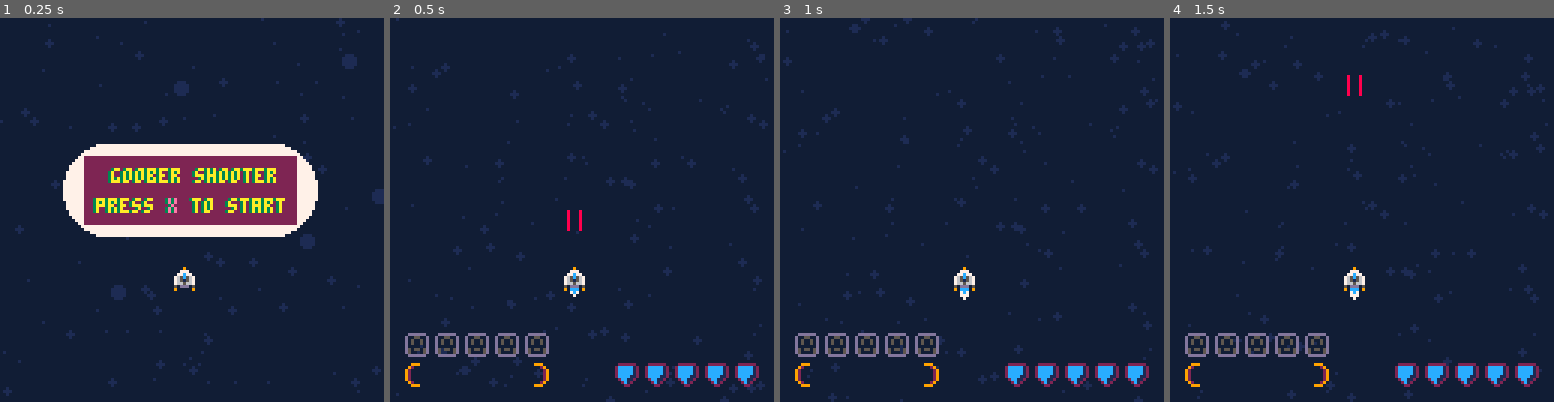
Above: before the commit, frames 1-4 (left to right).
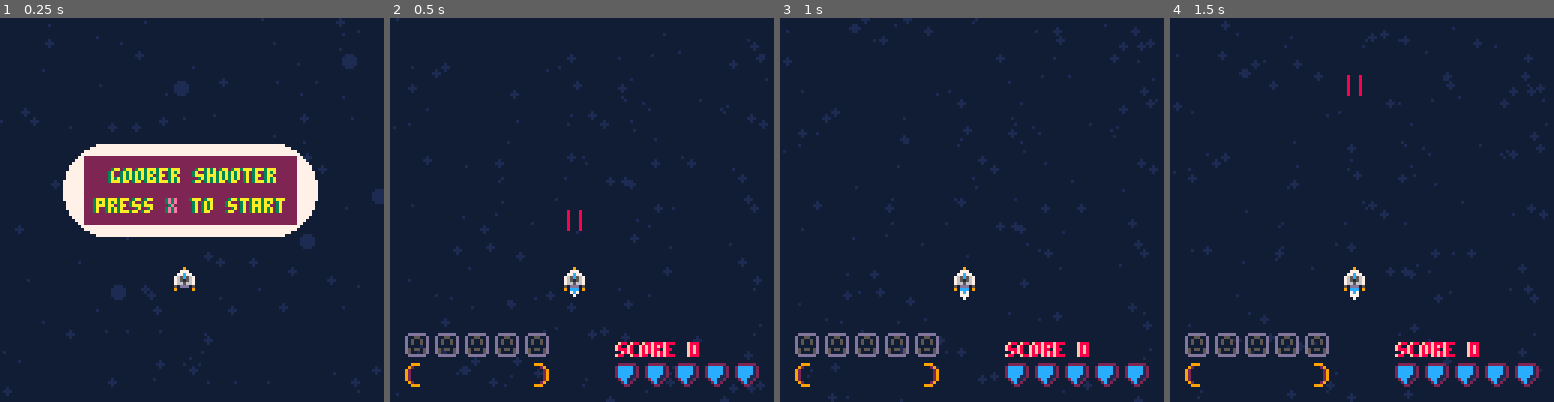
Above: after the commit, the same moments.

Repository: Sam-Horner-42/pico-8
Game: PICO-8 cartridge carts/firstgame/firstgame.p8
The game is run twice, just before and just after one commit, with the same random seed, the same clock (stepped at 60 frames per second) and the same inputs.
Inputs:
- Up to frame 1 (0.25 s): no input
- Up to frame 2 (0.5 s): tap X (X key) at 0.33 s
- Up to frame 3 (1 s): tap O (Z key) at 0.7 s
- Up to frame 4 (1.5 s): tap X (X key) at 1.07 s

Frame 1 is identical in both runs. In frame 2, 0.6% of the frame differs, in the area x 58-81%, y 84-89%; in frame 3, 0.6%; in frame 4, 0.6%.

Commit message:
Fixed Explosion logic

Diff:
--- /dev/null
+++ b/backup/20250722_175925_firstgame.p8
@@ -0,0 +1,61 @@
+pico-8 cartridge // http://www.pico-8.com
+version 42
+__lua__
+#include main.lua
+#include gameplay.lua
+#include stars.lua
+#include pickups.lua
+#include enemies.lua
+#include thrusters.lua
+#include player.lua
+#include projectiles.lua
+#include laser_beams.lua
+#include rockets.lua
+…(48 lines of a section not shown)…
--- /dev/null
+++ b/backup/20250722_181951_firstgame.p8
@@ -0,0 +1,61 @@
+pico-8 cartridge // http://www.pico-8.com
+version 42
+__lua__
+#include main.lua
+#include gameplay.lua
+#include stars.lua
+#include pickups.lua
+#include enemies.lua
+#include thrusters.lua
+#include player.lua
+#include projectiles.lua
+#include laser_beams.lua
+#include rockets.lua
+…(48 lines of a section not shown)…
--- /dev/null
+++ b/backup/20250722_183952_firstgame.p8
@@ -0,0 +1,61 @@
+pico-8 cartridge // http://www.pico-8.com
+version 42
+__lua__
+#include main.lua
+#include gameplay.lua
+#include stars.lua
+#include pickups.lua
+#include enemies.lua
+#include thrusters.lua
+#include player.lua
+#include projectiles.lua
+#include laser_beams.lua
+#include rockets.lua
+…(48 lines of a section not shown)…
--- /dev/null
+++ b/backup/20250722_190201_firstgame.p8
@@ -0,0 +1,61 @@
+pico-8 cartridge // http://www.pico-8.com
+version 42
+__lua__
+#include main.lua
+#include gameplay.lua
+#include stars.lua
+#include pickups.lua
+#include enemies.lua
+#include thrusters.lua
+#include player.lua
+#include projectiles.lua
+#include laser_beams.lua
+#include rockets.lua
+…(48 lines of a section not shown)…
--- a/carts/firstgame/gameplay.lua
+++ b/carts/firstgame/gameplay.lua
@@ -178,13 +178,6 @@
             for enemy in all(gameplay.enemies) do
                 if check_collision(rocket, enemy) and enemy.state=="alive" then
                     rocket:destroy()
-                    enemy.health -= 3 -- stronger hit?
-                    if enemy.health <= 0 then
-                        enemy.state = "hit"
-                        enemy.explosion_timer = 5
-                    end
-                    --del(gameplay.rockets, rocket)
-                    break
                 end
             end
         end
@@ -213,7 +206,7 @@
                     sfx(2, 3)
                     player.health -= 10
                     player.health_bar_timer = 5
-                    player.weapon_timer = 10
+                    player.fire_cooldown = 10
                     player.invuln_timer = 10
                     player.hit_effect_timer = 5
                 elseif player.shield == true then
@@ -296,9 +289,8 @@
             print("+100", gameplay.popup_x, gameplay.popup_y, 8)
             print("+100", gameplay.popup_x - 1, gameplay.popup_y, 7)
         end
-
-
-
+        print("score "..gameplay.player.score, 75, 108, 15)
+        print("score "..gameplay.player.score, 76, 108, 8)
 
         gameplay.player:draw() --display the player
         for r in all(gameplay.rockets) do
--- a/carts/firstgame/main.lua
+++ b/carts/firstgame/main.lua
@@ -172,6 +172,8 @@
 
 function _draw()
 	cls() -- clear the screen
+
+    pal(0,129,1)
 	for star in all(stars) do
 		star:draw() --spawn stars
 	end
--- a/carts/firstgame/player.lua
+++ b/carts/firstgame/player.lua
@@ -40,6 +40,8 @@
                 if btn(5) then
                     self.laser_timer -= 1
                 end
+            else
+                gameplay.laser_beams = {}
             end
             if self.rocket_timer > 0 then
                 self.rocket_timer -= 1
@@ -149,10 +151,12 @@
             }))
         elseif self.weapon == "laser" then
             -- only spawn laser if not already spawned
-            if #gameplay.laser_beams == 0 and self.laser_timer > 0 and btn(5) then
-                sfx(16, 3)
-                add(gameplay.laser_beams, laser_beam:new({ offset_x = 1 }))
-                add(gameplay.laser_beams, laser_beam:new({ offset_x = 5 }))
+            if self.laser_timer > 0 and btn(5) and self.hit_effect_timer <= 0 and self.invuln_timer <= 0 then
+                if #gameplay.laser_beams == 0 then
+                    sfx(16, 3)
+                    add(gameplay.laser_beams, laser_beam:new({ offset_x = 1 }))
+                    add(gameplay.laser_beams, laser_beam:new({ offset_x = 5 }))
+                end
             end
         end
 
@@ -197,6 +201,7 @@
             else
                 spr(0, self.x, self.y)
             end
+
             -- reset background palette
             pal(0,129,1)
 
--- a/carts/firstgame/rockets.lua
+++ b/carts/firstgame/rockets.lua
@@ -2,8 +2,8 @@
     x = 0,
     y = 0,
     spd = -4,
-    w = 2,
-    h = 4,
+    w = 6,
+    h = 5,
     life = 25,
     state = "alive",
 
@@ -17,14 +17,11 @@
 
     destroy = function(self)
         if self.state == "alive" then
-            self.w = 60
-            self.h = 60
             self.spd = 3.5
             self.state = "hit"
             self.explosion_x = self.x
             self.explosion_y = self.y
             self:spawn_explosion(self.explosion_x, self.explosion_y)
-
         end
     end,
 
@@ -51,7 +48,18 @@
             p.scale-=.1
             p.l-=.2
             p.c=flr(p.l)
-            if p.l <= 1 then del(self.exps,p) end
+            if p.l <= 1 then del(self.exps, p) end
+            for enemy in all(gameplay.enemies) do
+                if gameplay.check_collision(p, enemy) and enemy.state=="alive" then
+                    enemy.health -= 3 -- stronger hit?
+                    if enemy.health <= 0 then
+                        enemy.state = "hit"
+                        enemy.explosion_timer = 5
+                        gameplay.popup_timer = gameplay.game_start_timer
+                        gameplay.player.score += 100
+                    end
+                end
+            end
         end
         self.y += self.spd
     end,
@@ -59,22 +67,24 @@
         sfx(5, 3)
         for i=0,15 do
             add(self.exps, {
-                x=x,
-                y=y,
+                x=x-20, -- makes the collision check offset for circle
+                y=y-20,
                 spdx = 1 - rnd(2),
                 spdy= 2 + rnd(2),
-                scale= 15 + rnd(5),
-                l=5
+                scale = 20,
+                l=5,
+                w=40,
+                h=40
             })
         end
+
     end,
     draw = function(self)
 	    if self.life > 0 and self.state == "alive" then
             spr(13, self.x, self.y)
         end
         for p in all(self.exps) do
-
-            circfill(p.x, p.y, p.scale, self.expclrs[p.c])
+            circfill(p.x+20, p.y+20, p.scale, self.expclrs[p.c]) -- draw +20 because collision checks from 0,0 but we want to draw at origin of explosion
         end
     end
 
--- a/carts/firstgame/stars.lua
+++ b/carts/firstgame/stars.lua
@@ -1,6 +1,6 @@
 --stars
 -- Dark Blue Background
-pal(0,129,1)
+
 
 star={
     x=64, --xpos
Not shown, changed: activity_log.txt
Not shown, changed: 48 lines of the sprite sheet (__gfx__) section of backup/20250722_175925_firstgame.p8
Not shown, changed: the music (__music__) section of backup/20250722_175925_firstgame.p8
Not shown, changed: the sound effects (__sfx__) section of backup/20250722_175925_firstgame.p8
Not shown, changed: 48 lines of the sprite sheet (__gfx__) section of backup/20250722_181951_firstgame.p8
Not shown, changed: the music (__music__) section of backup/20250722_181951_firstgame.p8
Not shown, changed: the sound effects (__sfx__) section of backup/20250722_181951_firstgame.p8
Not shown, changed: 48 lines of the sprite sheet (__gfx__) section of backup/20250722_183952_firstgame.p8
Not shown, changed: the music (__music__) section of backup/20250722_183952_firstgame.p8
Not shown, changed: the sound effects (__sfx__) section of backup/20250722_183952_firstgame.p8
Not shown, changed: 48 lines of the sprite sheet (__gfx__) section of backup/20250722_190201_firstgame.p8
Not shown, changed: the music (__music__) section of backup/20250722_190201_firstgame.p8
(and 5 more such lines)
